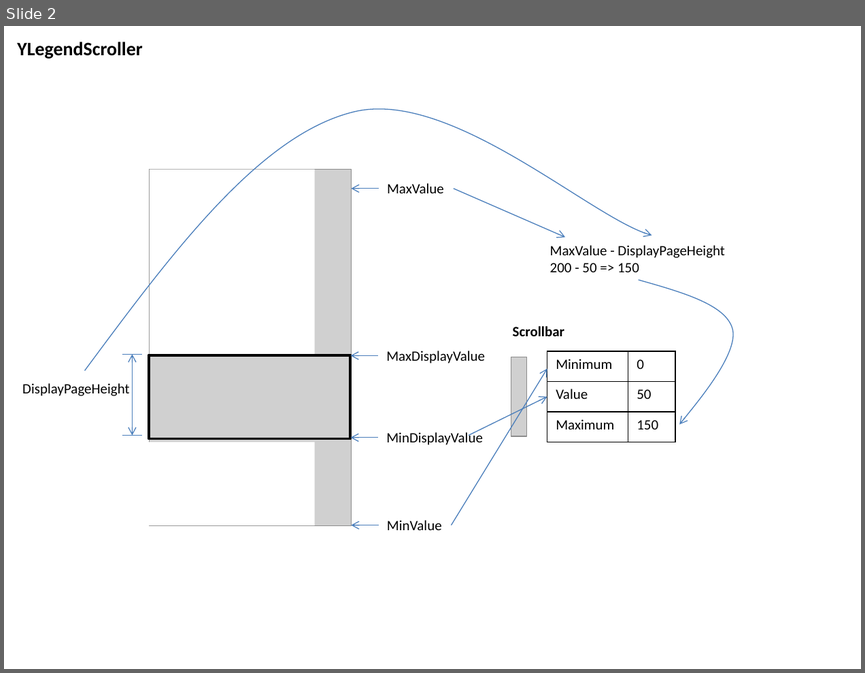
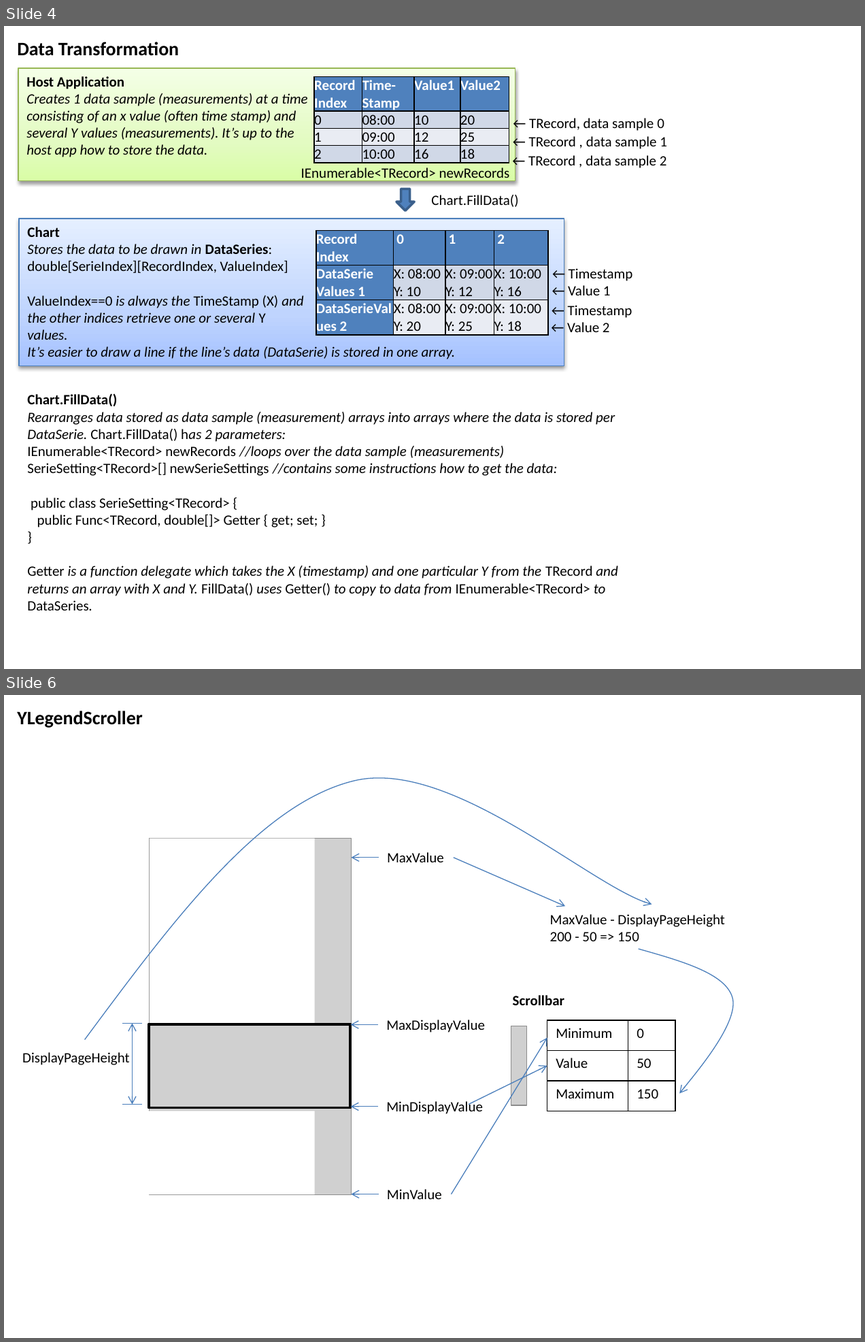
Before and after one commit to PeterHuberSg/XYGraphLib, a slide deck: XYGraphDesign1.pptx. Shown one above the other, each under a label of ours: slide 2 before the commit, slides 4 and 6 after it; the slides between them are not shown. The pictures are 865x673 and 865x1342 pixels, drawn with LibreOffice and Linux fonts; fonts in the diff are those of the drawing; grey boxes stand for pictures. Boxes give left, top, right and bottom in pixels: in the first picture for what was removed or moved away, otherwise in the second. Text is boxed around its words. In the diff, an @@ line names an element or a change of style, - is before the commit and + after.

Commit message:
Initial code for LegendXString, before changing SerieSetting to support strings instead doubles for x axis

```diff
--- a/XYGraphDesign1.pptx
+++ b/XYGraphDesign1.pptx
@@ slide 4 added at [4, 26, 861, 669], background #FFFFFF @@
@@ text added at [17, 42, 179, 56], 16 pt, text #000000, bold @@
+Data Transformation
@@ rectangle added at [18, 68, 515, 181], fill gradient #DAFDA7 to #E4FCC2 to #F5FFE7, outline #98B955 0.75 pt @@
@@ text added at [26, 76, 307, 157], 12 pt, text #000000, italic @@
+Host Application
+Creates 1 data sample (measurements) at a time
+consisting of an x value (often time stamp) and
+several Y values (measurements). It’s up to the
+host app how to store the data.
@@ table added at [314, 76, 509, 166], 4 rows, 4 columns @@
+Record / Index | Time- / Stamp | Value1 | Value2
+0 | 08:00 | 10 | 20
+1 | 09:00 | 12 | 25
+2 | 10:00 | 16 | 18
@@ text added at [529, 118, 664, 131], 12 pt, text #000000 @@
+← TRecord, data sample 0
@@ text added at [529, 136, 667, 149], 12 pt, text #000000 @@
+← TRecord , data sample 1
@@ text added at [301, 167, 510, 182], 12 pt, text #000000 @@
+IEnumerable<TRecord> newRecords
@@ text added at [528, 155, 667, 168], 12 pt, text #000000 @@
+← TRecord , data sample 2
@@ down arrow added at [396, 189, 415, 210], fill #4F81BD, outline #3A5F8C 2 pt @@
@@ text added at [431, 195, 518, 207], 12 pt, text #000000 @@
+Chart.FillData()
@@ rectangle added at [18, 219, 564, 366], fill gradient #A4C4FF to #BFD4FF to #E6EEFF, outline #4B7EBC 0.75 pt, 12 pt, text #000000, italic @@
+Chart
+Stores the data to be drawn in DataSeries:
+double[SerieIndex][RecordIndex, ValueIndex]
+ValueIndex==0 is always the TimeStamp (X) and
+the other indices retrieve one or several Y
+values.
+It’s easier to draw a line if the line’s data (DataSerie) is stored in one array.
@@ table added at [316, 230, 547, 337], 3 rows, 4 columns @@
+Record / Index | 0 | 1 | 2
+DataSerie Values 1 | X: 08:00 / Y: 10 | X: 09:00 / Y: 12 | X: 10:00 / Y: 16
+DataSerieValues 2 | X: 08:00 / Y: 20 | X: 09:00 / Y: 25 | X: 10:00 / Y: 18
@@ text added at [568, 268, 633, 281], 12 pt, text #000000 @@
+← Timestamp
@@ text added at [568, 285, 611, 295], 12 pt, text #000000 @@
+← Value 1
@@ text added at [568, 305, 632, 318], 12 pt, text #000000 @@
+← Timestamp
@@ text added at [567, 322, 610, 332], 12 pt, text #000000 @@
+← Value 2
@@ text added at [27, 393, 617, 610], 12 pt, text #000000, italic @@
+Chart.FillData()
+Rearranges data stored as data sample (measurement) arrays into arrays where the data is stored per DataSerie. Chart.FillData() has 2 parameters:
+IEnumerable<TRecord> newRecords //loops over the data sample (measurements)
+SerieSetting<TRecord>[] newSerieSettings //contains some instructions how to get the data:
+public class SerieSetting<TRecord> {
+public Func<TRecord, double[]> Getter { get; set; }
+}
+Getter is a function delegate which takes the X (timestamp) and one particular Y from the TRecord and returns an array with X and Y. FillData() uses Getter() to copy to data from IEnumerable<TRecord> to
+DataSeries.
@@ what was slide 2 is now slide 6 @@
```
Also in this commit, not shown: 1 slide changed, 3 other slides added, 1 slide removed, 31 other files.
